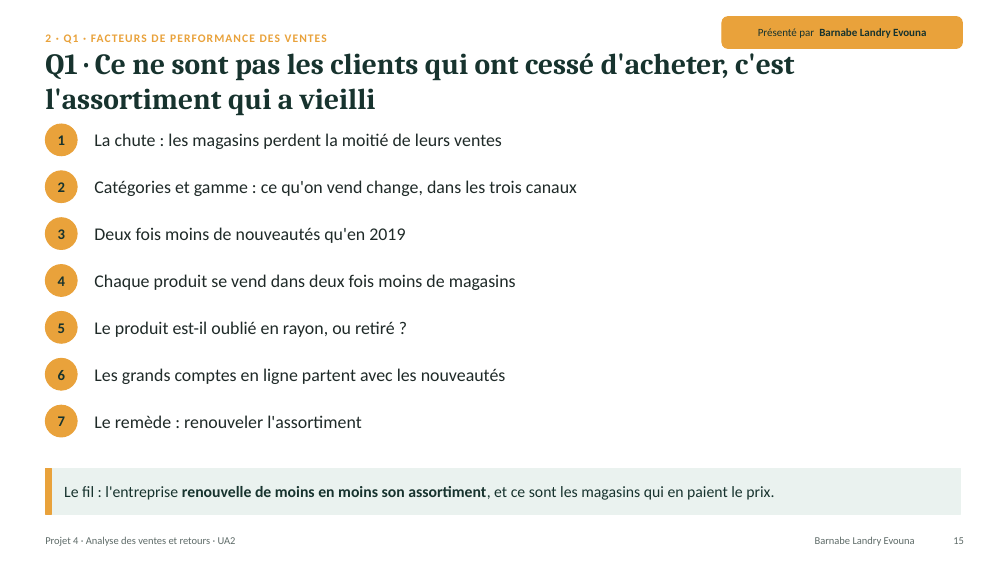
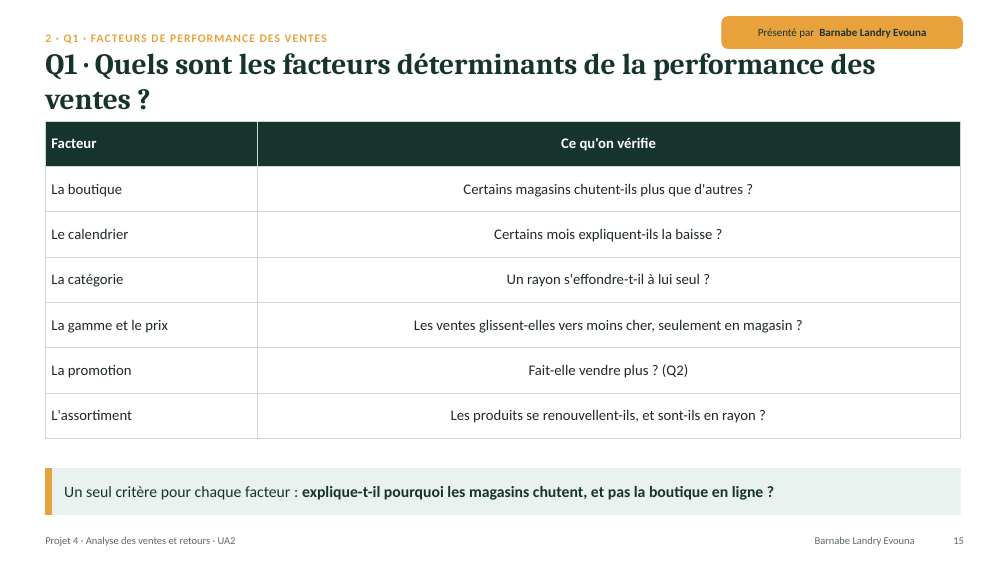
Before and after one commit to lezoul/projet4-contoso, a slide deck: slide 15 of reports/presentations/UA2_presentation_L3_L4.pptx. Drawn at 1008x567 pixels with LibreOffice and Linux fonts; fonts in the diff are those of the drawing. Boxes give left, top, right and bottom in pixels: in the first picture for what was removed or moved away, otherwise in the second. Text is boxed around its words. In the diff, an @@ line names an element or a change of style, - is before the commit and + after.

Commit message:
UA2 : Q1 allégée (grille sans verdicts, slides entreprise et canaux séparées, catégories et gamme simplifiées)

```diff
--- a/reports/presentations/UA2_presentation_L3_L4.pptx
+++ b/reports/presentations/UA2_presentation_L3_L4.pptx
@@ text at (45,46,876,110): text changed @@
-Q1 · Ce ne sont pas les clients qui ont cessé d'acheter, c'est l'assortiment qui a vieilli
+Q1 · Quels sont les facteurs déterminants de la performance des ventes ?
@@ ellipse removed at (45,124,77,156) @@
@@ table added at (45,121,960,439), 7 rows, 2 columns @@
+Facteur | Ce qu'on vérifie
+La boutique | Certains magasins chutent-ils plus que d'autres ?
+Le calendrier | Certains mois expliquent-ils la baisse ?
+La catégorie | Un rayon s'effondre-t-il à lui seul ?
+La gamme et le prix | Les ventes glissent-elles vers moins cher, seulement en magasin ?
+La promotion | Fait-elle vendre plus ? (Q2)
+L'assortiment | Les produits se renouvellent-ils, et sont-ils en rayon ?
@@ text removed at (58,135,65,145) @@
-1
@@ text removed at (94,133,502,149) @@
-La chute : les magasins perdent la moitié de leurs ventes
@@ ellipse removed at (45,171,77,203) @@
@@ text removed at (58,182,65,192) @@
-2
@@ text removed at (94,180,577,196) @@
-Catégories et gamme : ce qu'on vend change, dans les trois canaux
@@ ellipse removed at (45,218,77,250) @@
@@ text removed at (58,229,65,239) @@
-3
@@ text removed at (94,227,405,243) @@
-Deux fois moins de nouveautés qu'en 2019
@@ ellipse removed at (45,265,77,296) @@
@@ text removed at (58,276,65,286) @@
-4
@@ text removed at (94,274,516,290) @@
-Chaque produit se vend dans deux fois moins de magasins
@@ ellipse removed at (45,312,77,343) @@
@@ text removed at (58,323,65,333) @@
-5
@@ text removed at (94,321,395,337) @@
-Le produit est-il oublié en rayon, ou retiré ?
@@ ellipse removed at (45,358,77,390) @@
@@ text removed at (58,370,65,380) @@
-6
@@ text removed at (94,368,506,384) @@
-Les grands comptes en ligne partent avec les nouveautés
@@ ellipse removed at (45,405,77,437) @@
@@ text removed at (58,416,65,426) @@
-7
@@ text removed at (94,415,362,428) @@
-Le remède : renouveler l'assortiment
@@ text at (64,486,764,500): text changed; bold on @@
-Le fil : l'entreprise renouvelle de moins en moins son assortiment, et ce sont les magasins qui en paient le prix.
+Un seul critère pour chaque facteur : explique-t-il pourquoi les magasins chutent, et pas la boutique en ligne ?
```
Also in this commit, not shown: 8 other slides changed.
